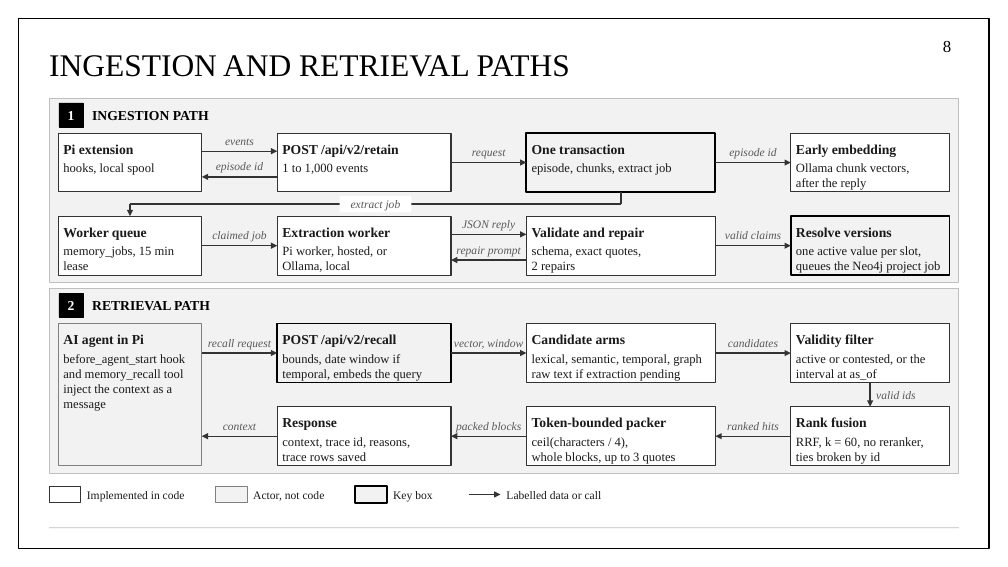
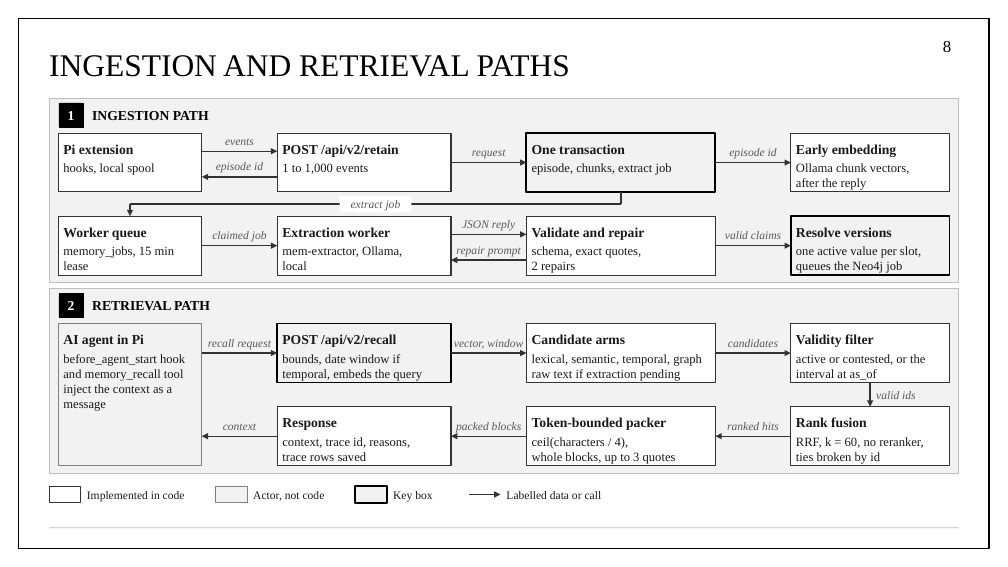
Before and after one commit to aryaniyaps/sdp-2026, a slide deck: slide 8 of P1_R2_13.pptx. Drawn at 1008x567 pixels with LibreOffice and Linux fonts; fonts in the diff are those of the drawing. Boxes give left, top, right and bottom in pixels: in the first picture for what was removed or moved away, otherwise in the second. Text is boxed around its words. In the diff, an @@ line names an element or a change of style, - is before the commit and + after.

Commit message:
Update Second Review deck with worker architecture and benchmark template
Adds the worker architecture slide and a Coding sessions input to the system architecture, updates the fine-tuning slides for the Qwen3-4B worker, and adds a benchmark results table with the pilot status. Benchmark results are not filled in yet.

```diff
--- a/P1_R2_13.pptx
+++ b/P1_R2_13.pptx
@@ text in rectangle at [282, 246, 402, 270]: text changed @@
-Pi worker, hosted, or
-Ollama, local
+mem-extractor, Ollama,
+local
@@ text in rectangle at [796, 261, 902, 273]: text changed @@
-queues the Neo4j project job
+queues the Neo4j job
```
Also in this commit, not shown: 9 other slides changed, 2 slides added.
